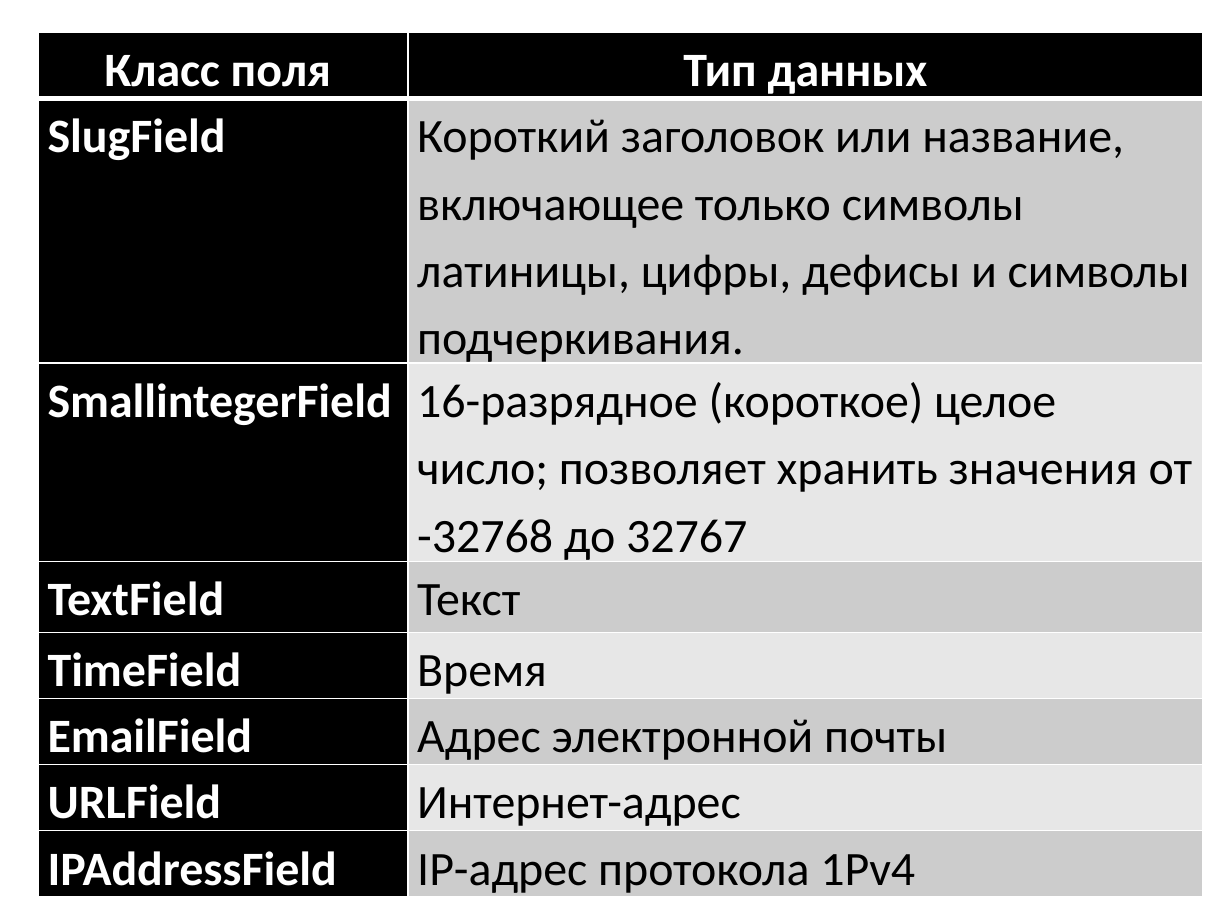
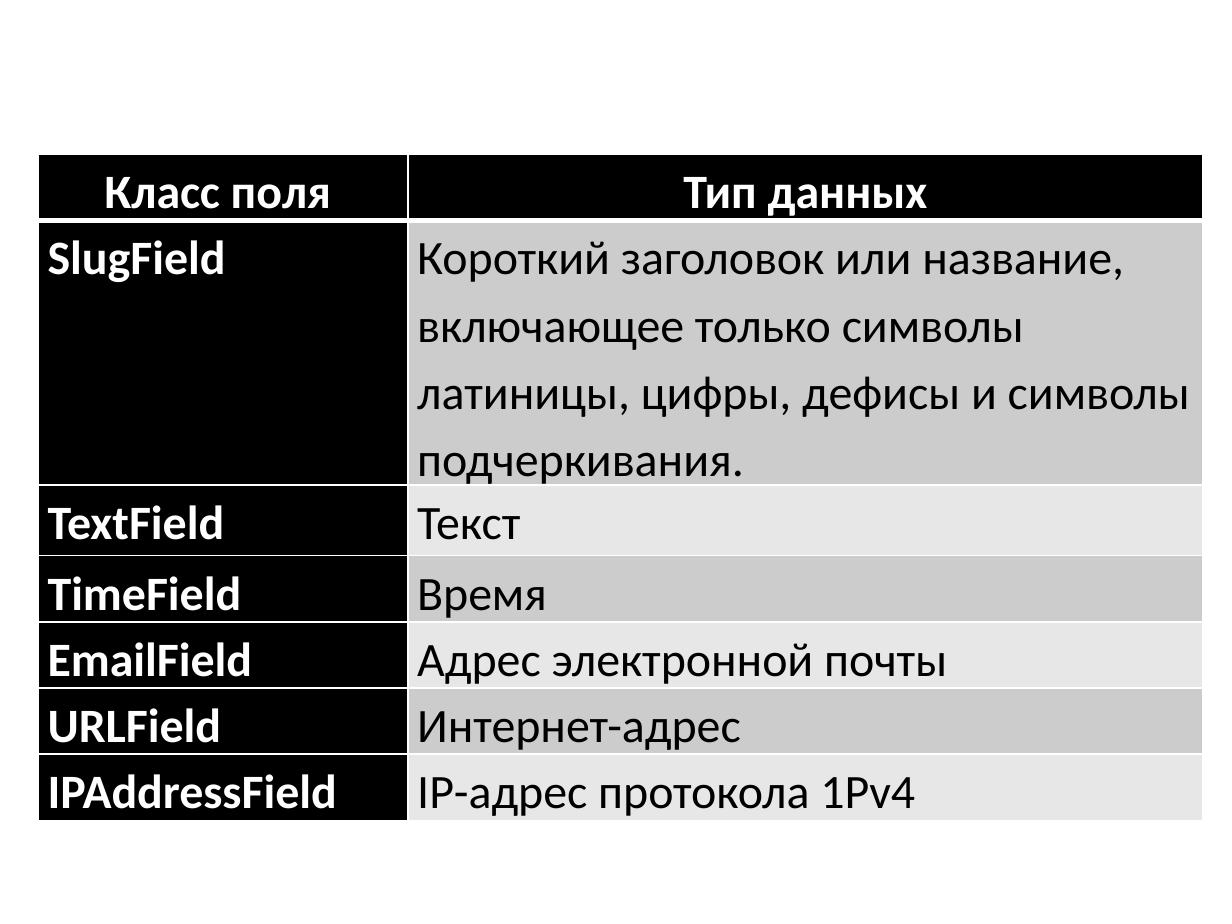
Before and after one commit to maxchv/LearnPython, a slide deck: slide 18 of week12/Models.pptx (slide 19 before the commit). Drawn at 1232x924 pixels with LibreOffice and Linux fonts; fonts in the diff are those of the drawing. Boxes give left, top, right and bottom in pixels: in the first picture for what was removed or moved away, otherwise in the second. Text is boxed around its words. In the diff, an @@ line names an element or a change of style, - is before the commit and + after.

```diff
--- a/week12/Models.pptx
+++ b/week12/Models.pptx
@@ table at (38,154,1202,821) @@
-row 3: SmallintegerField | 16-разрядное (короткое) целое число; позволяет хранить значения от -32768 до 32767
@@ table: place and size @@
-table at (38,32,1202,897)
+table at (38,154,1202,821)
```
Also in this commit, not shown: 21 other slides changed, 24 slides added, 12 slides removed, 33 other files.
